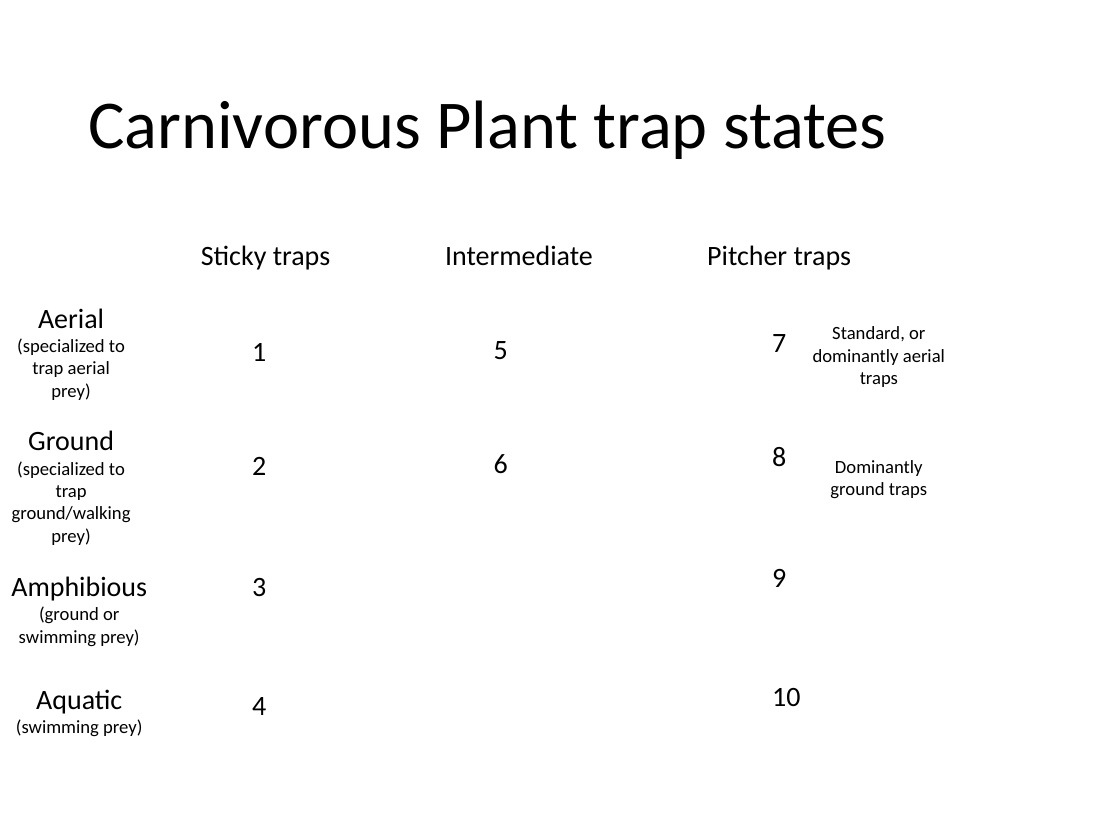
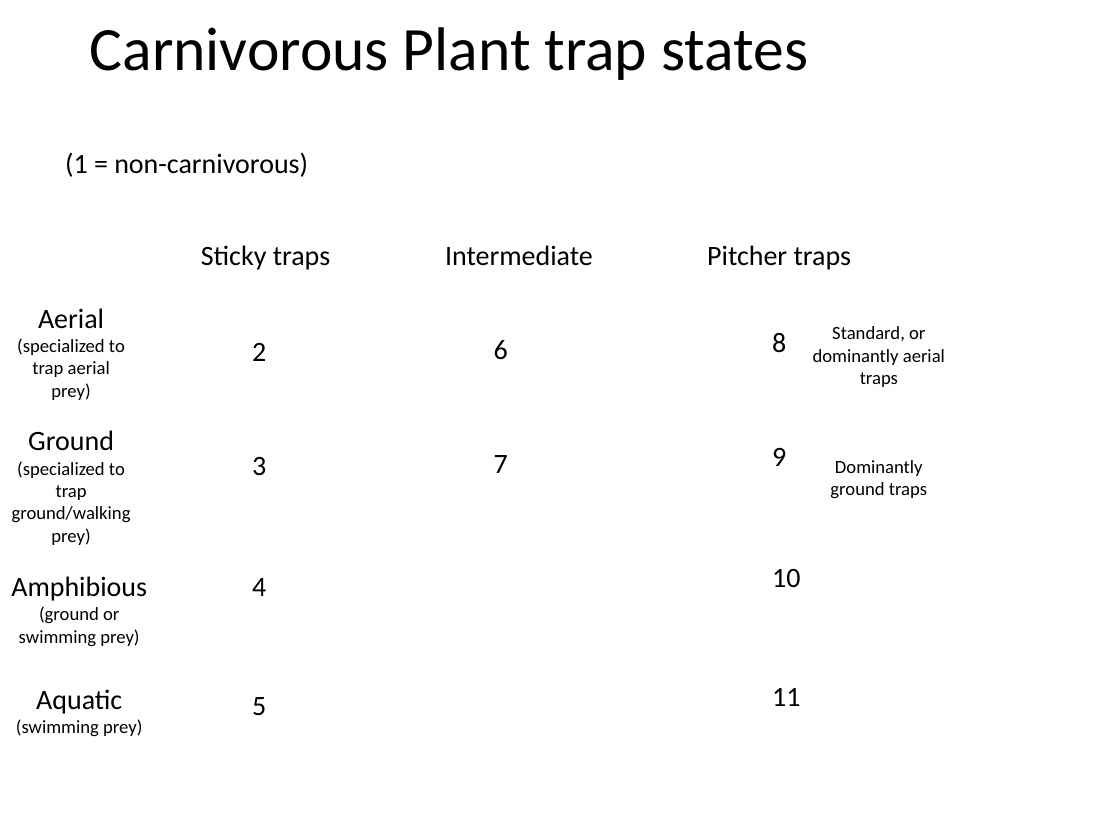
Before and after one commit to nmatzke/CPs, a slide deck: slide 2 of models/state_classification_n1_simple.pptx. Drawn at 1120x840 pixels with LibreOffice and Linux fonts; fonts in the diff are those of the drawing. Boxes give left, top, right and bottom in pixels: in the first picture for what was removed or moved away, otherwise in the second. Text is boxed around its words. In the diff, an @@ line names an element or a change of style, - is before the commit and + after.

Commit message:
CP states from 1-10 into 1-11 (adding non-carnivorous)

```diff
--- a/models/state_classification_n1_simple.pptx
+++ b/models/state_classification_n1_simple.pptx
@@ title "Carnivorous Plant trap states" moved from (x1=88, y1=100, x2=886, y2=159) to (x1=90, y1=27, x2=808, y2=80) @@
@@ title "Carnivorous Plant trap states" at (x1=90, y1=27, x2=808, y2=80): size 44 to 39.6 pt @@
@@ text added at (x1=65, y1=152, x2=308, y2=177), 18 pt, text #000000 @@
+(1 = non-carnivorous)
@@ 3 texts moved together from (x1=252, y1=447, x2=786, y2=475) to (x1=252, y1=333, x2=786, y2=361) @@
@@ text removed at (x1=252, y1=343, x2=266, y2=361) @@
-1
@@ 4 texts moved together from (x1=252, y1=569, x2=800, y2=715) to (x1=252, y1=448, x2=800, y2=596) @@
@@ text "7" moved from (x1=772, y1=334, x2=786, y2=352) to (x1=494, y1=455, x2=508, y2=473) @@
@@ text "5" moved from (x1=494, y1=341, x2=508, y2=359) to (x1=252, y1=697, x2=266, y2=715) @@
@@ text added at (x1=772, y1=688, x2=800, y2=706), 18 pt, text #000000 @@
+11
```
Also in this commit, not shown: 1 other file.
